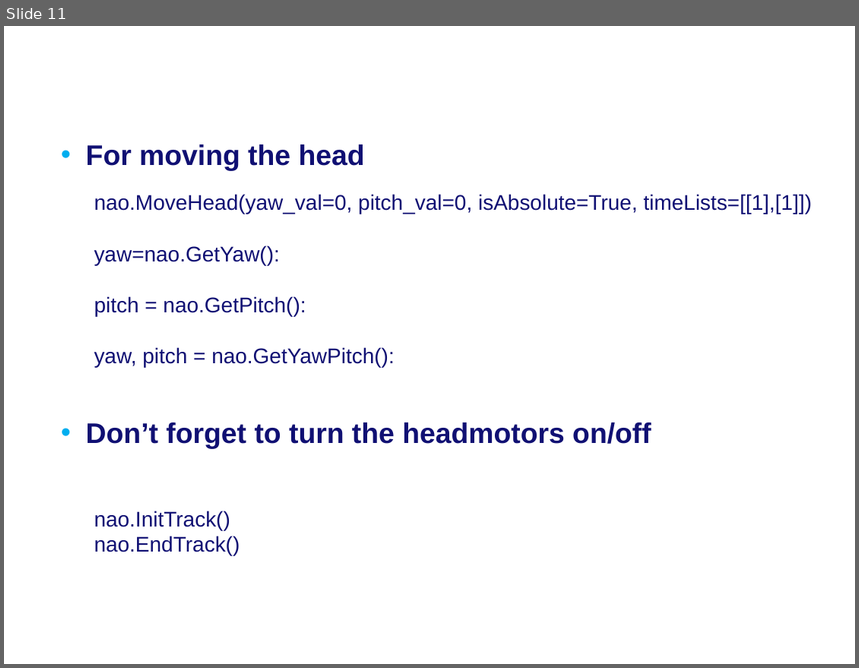
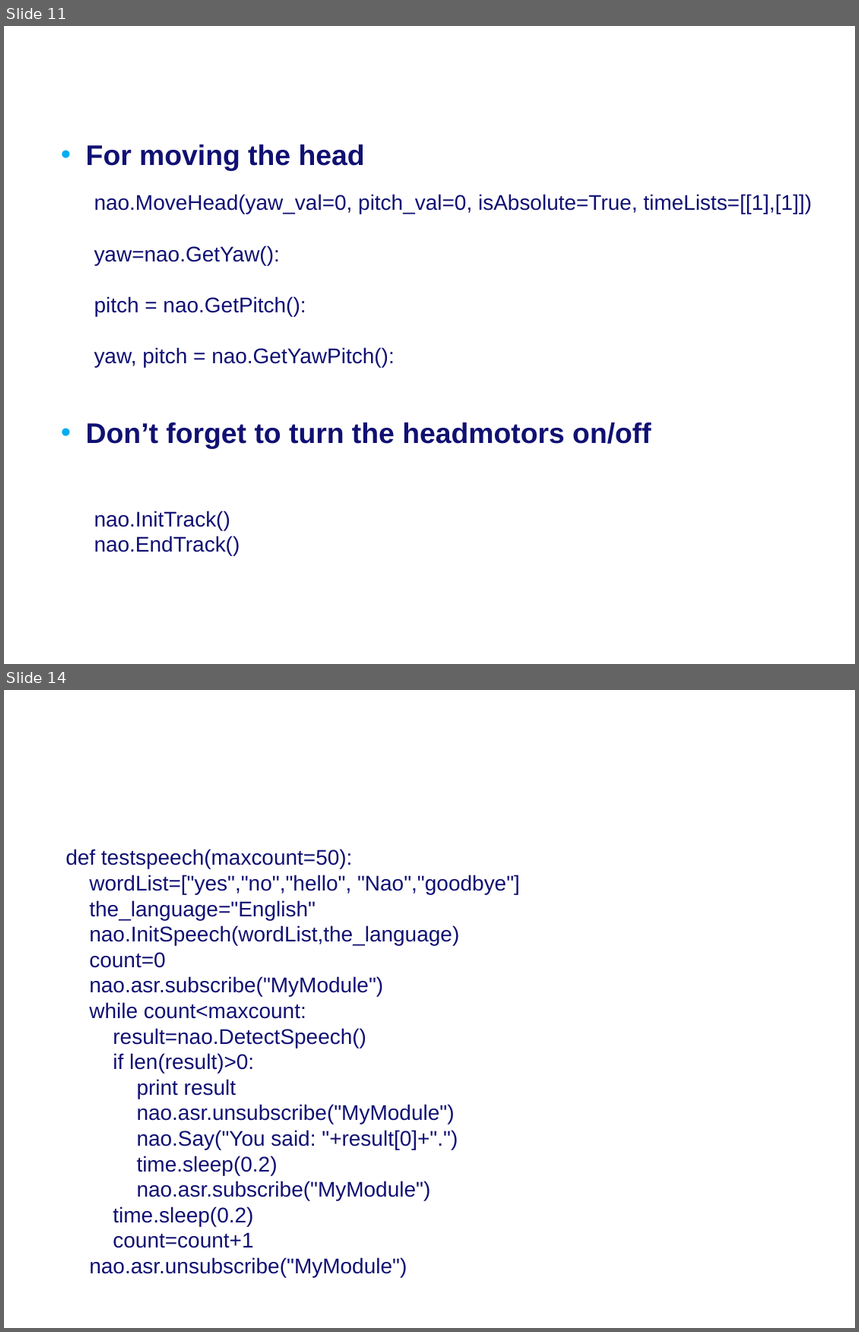
Before and after one commit to Rctue/nao-lib, a slide deck: Manual nao-lib.pptx. Shown one above the other, each under a label of ours: slide 11 before the commit, slides 11 and 14 after it; the slides between them are not shown. The pictures are 859x668 and 859x1332 pixels, drawn with LibreOffice and Linux fonts; fonts in the diff are those of the drawing; background and template pictures are left out. Boxes give left, top, right and bottom in pixels: in the first picture for what was removed or moved away, otherwise in the second. Text is boxed around its words. In the diff, an @@ line names an element or a change of style, - is before the commit and + after.

```diff
--- a/Manual nao-lib.pptx
+++ b/Manual nao-lib.pptx
@@ slide 14 added at [4, 690, 855, 1328], background #FFFFFF @@
@@ title added at [61, 690, 808, 774], 28 pt, text #FFFFFF, bold @@
+Speech recognition
@@ text added at [66, 849, 520, 1277], 18 pt, text #101073 @@
+def testspeech(maxcount=50):
+wordList=["yes","no","hello", "Nao","goodbye"]
+the_language="English"
+nao.InitSpeech(wordList,the_language)
+count=0
+nao.asr.subscribe("MyModule")
+while count<maxcount:
+result=nao.DetectSpeech()
+if len(result)>0:
+print result
+nao.asr.unsubscribe("MyModule")
+nao.Say("You said: "+result[0]+".")
+time.sleep(0.2)
+nao.asr.subscribe("MyModule")
+time.sleep(0.2)
+count=count+1
+nao.asr.unsubscribe("MyModule")
```
Also in this commit, not shown: 1 slide changed, 7 other slides added, 1 slide removed, 2 other files.
